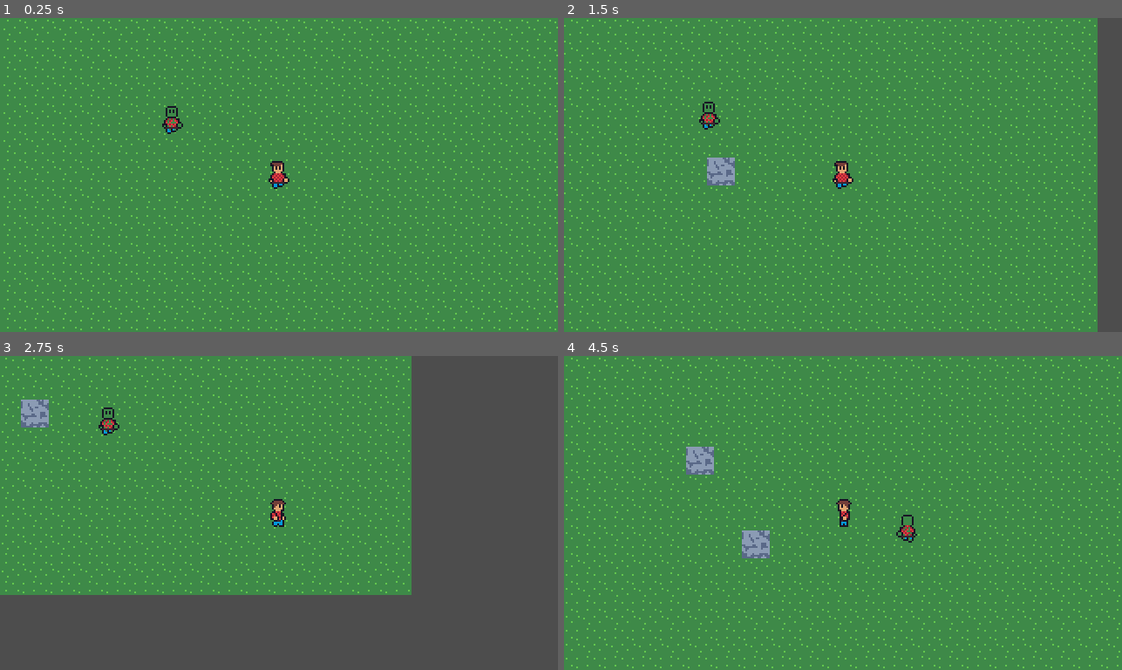
Above: before the commit, frames 1-4 (two rows, left to right).
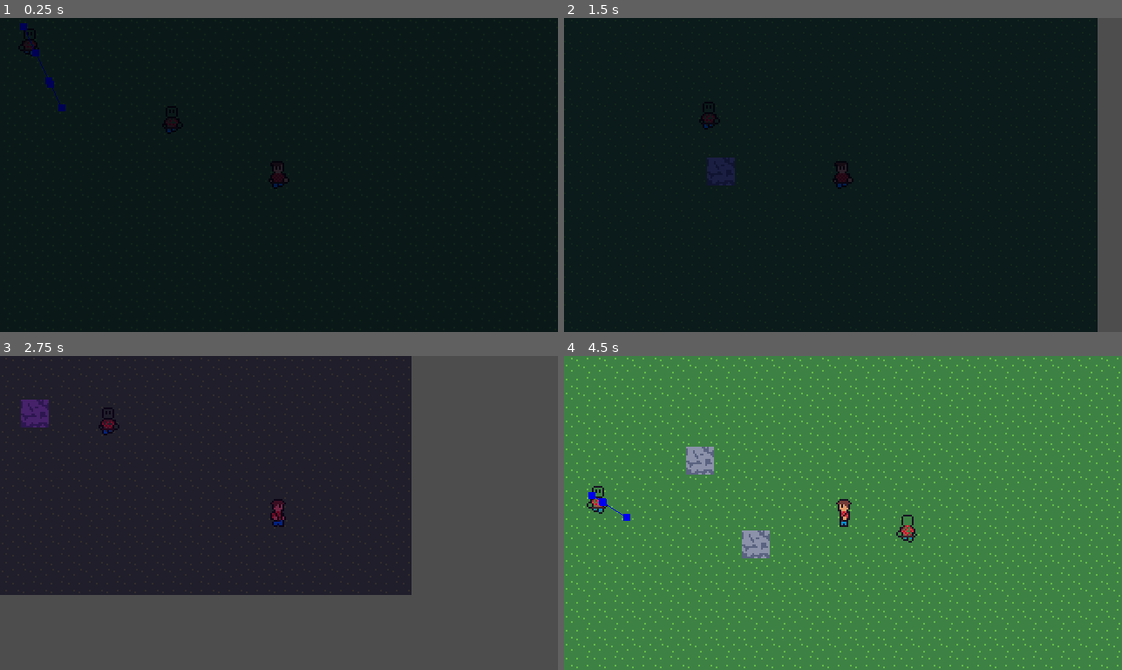
Above: after the commit, the same moments.

Repository: jcurtis06/Dusklands
Game: Godot game, scene res://worlds/test_world.tscn
Two runs of this game, one before a commit and one after it. Both use one fixed random seed, a clock stepped at 60 frames per second and the inputs below.
Inputs (mouse positions are in pixels of both pictures, inside the frame that each line leads up to):
- Up to frame 1 (0.25 s): no input
- Up to frame 2 (1.5 s): move the mouse to (965, 159) at 0.52 s; hold D (right) 0.53-1.28 s; click (965, 159) at 0.6 s; move the mouse to (731, 190) at 1.27 s; hold S (down) from 1.28 s (still down); right-click (731, 190) at 1.35 s
- Up to frame 3 (2.75 s): move the mouse to (334, 443) at 2.02 s; release S (down) at 2.03 s; hold D (right) from 2.03 s (still down); click (334, 443) at 2.1 s
- Up to frame 4 (4.5 s): move the mouse to (815, 575) at 2.77 s; release D (right) at 2.78 s; hold W (up) 2.78-3.53 s; right-click (815, 575) at 2.85 s; move the mouse to (1010, 560) at 3.52 s; hold A (left) from 3.53 s (still down); click (1010, 560) at 3.6 s; move the mouse to (675, 465) at 4.27 s; right-click (675, 465) at 4.35 s

The runs differ from the first frame. In frame 1, 100% of the frame differs, in the area x 0-100%, y 0-100%; in frame 2, 95%; in frame 3, 56%; in frame 4, 0.2%.

Commit message:
added day night cycle

Diff:
--- /dev/null
+++ b/assets/fx/daynightcycle-gradient-texture.tres
@@ -0,0 +1,10 @@
+[gd_resource type="GradientTexture1D" load_steps=2 format=3 uid="uid://idjmf3bmmpp7"]
+
+[sub_resource type="Gradient" id="Gradient_faefq"]
+interpolation_mode = 2
+offsets = PackedFloat32Array(0, 0.208301, 0.379708, 0.5196, 0.599539, 0.678709, 1)
+colors = PackedColorArray(0.169088, 0.18037, 0.333017, 1, 0.215204, 0.199866, 0.394424, 1, 0.428431, 0.193332, 0.564388, 1, 0.953258, 0.459474, 0.668641, 1, 1, 0.594559, 0.609267, 1, 1.00198, 0.870214, 0.866891, 1, 1, 1, 1, 1)
+
+[resource]
+gradient = SubResource("Gradient_faefq")
+width = 2048
--- /dev/null
+++ b/worlds/scripts/day_night_cycle.gd
@@ -0,0 +1,22 @@
+extends CanvasModulate
+
+signal on_night_time
+signal on_day_time
+
+@export var gradient: GradientTexture1D
+
+var time: float = 0.0
+var night = false
+
+func _process(delta: float) -> void:
+	time += delta * 0.5
+	var value = (sin(time - PI / 2) + 1.0) / 2.0
+	color = gradient.gradient.sample(value)
+
+	if value < 0.5 && !night:
+		on_night_time.emit()
+		night = true
+
+	if value > 0.5 && night:
+		on_day_time.emit()
+		night = false
--- a/worlds/scripts/world.gd
+++ b/worlds/scripts/world.gd
@@ -2,3 +2,9 @@
 class_name World
 
 @export var block_grid: BlockGrid
+
+@onready var monster: PackedScene = preload("res://entities/monster/monster.tscn")
+
+func _on_day_night_cycle_on_night_time() -> void:
+	print("night hath fallen")
+	add_child(monster.instantiate())
--- a/worlds/test_world.tscn
+++ b/worlds/test_world.tscn
@@ -6,6 +6,8 @@
 [ext_resource type="PackedScene" uid="uid://bhubctfrt8pu4" path="res://entities/player/player.tscn" id="2_h2nlv"]
 [ext_resource type="PackedScene" uid="uid://2xww0ek01but" path="res://entities/monster/monster.tscn" id="3_1lajv"]
 [ext_resource type="Texture2D" uid="uid://c63cp4yl0cj83" path="res://assets/blocks/blocks_tileset.png" id="3_mchhd"]
+[ext_resource type="Script" path="res://worlds/scripts/day_night_cycle.gd" id="7_vmqve"]
+[ext_resource type="Texture2D" uid="uid://idjmf3bmmpp7" path="res://assets/fx/daynightcycle-gradient-texture.tres" id="8_qvpk1"]
 
 [sub_resource type="NavigationPolygon" id="NavigationPolygon_i3g73"]
 vertices = PackedVector2Array(8, 8, -8, 8, -8, -8, 8, -8)
@@ -51,3 +53,9 @@
 
 [node name="Monster" parent="." instance=ExtResource("3_1lajv")]
 position = Vector2(76, 52)
+
+[node name="DayNightCycle" type="CanvasModulate" parent="."]
+script = ExtResource("7_vmqve")
+gradient = ExtResource("8_qvpk1")
+
+[connection signal="on_night_time" from="DayNightCycle" to="." method="_on_day_night_cycle_on_night_time"]
Not shown: 1 places in worlds/test_world.tscn that only renumber resources
Not shown, changed: assets/.DS_Store
